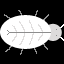
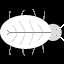
Two versions of the same layered image (w=64, h=64). Layer-by-layer changes:
added layer "legs2" above "legs" over [9, 9, 45, 56]
hid "legs" over [4, 10, 49, 55]
